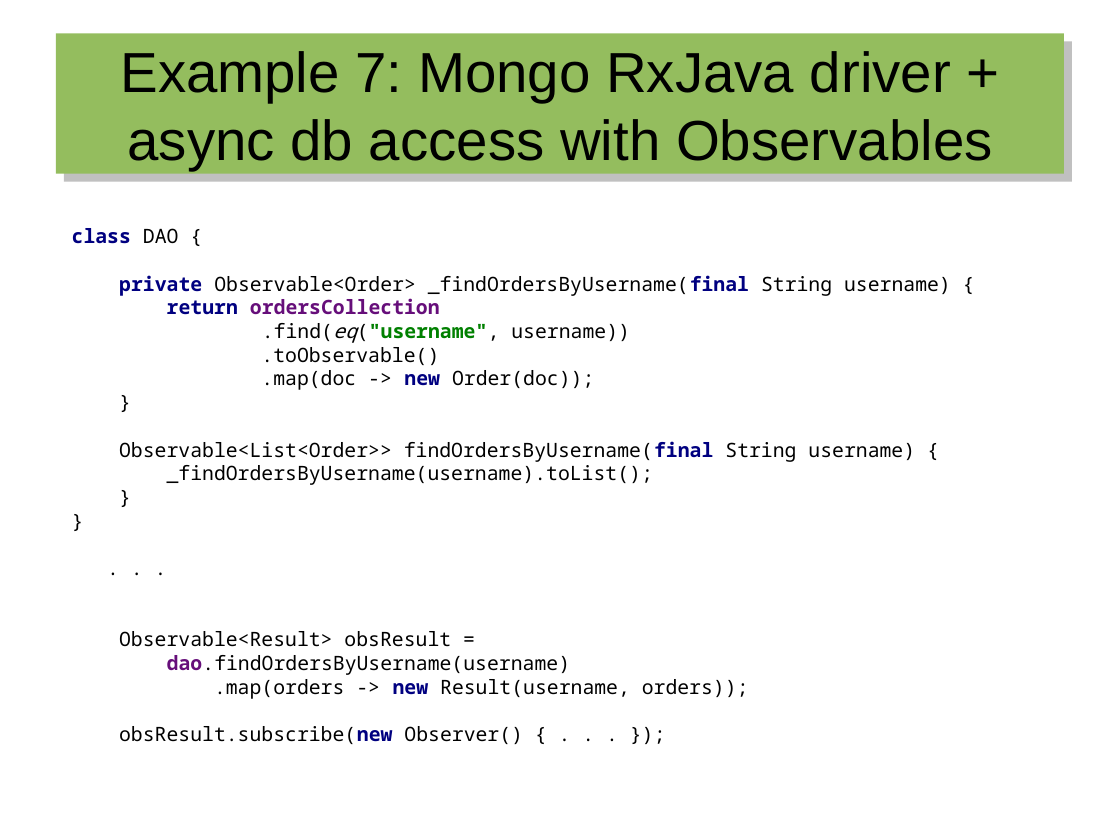
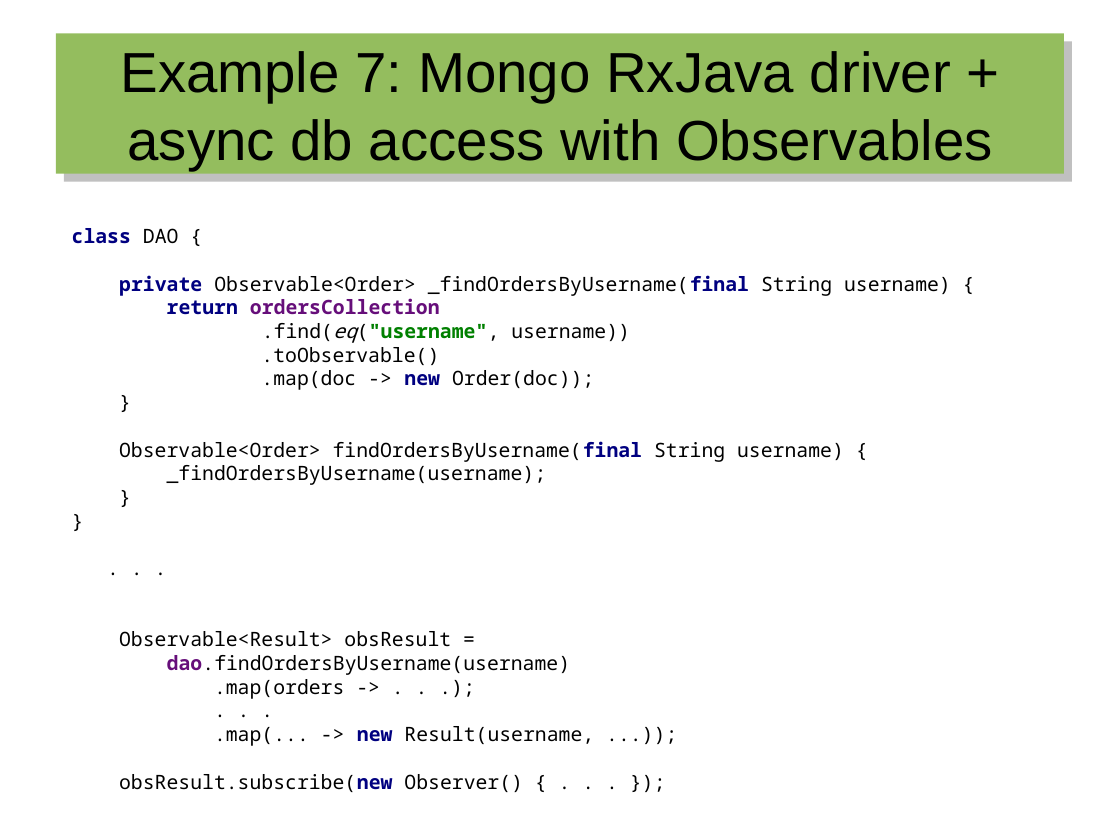
Before and after one commit to hermannhueck/reactive-mongo-access, a slide deck: slide 37 of Slides/2016-08_Reactive Mongo Access from Java 8.odp. Drawn at 1120x840 pixels with LibreOffice and Linux fonts; fonts in the diff are those of the drawing. Boxes give left, top, right and bottom in pixels: in the first picture for what was removed or moved away, otherwise in the second. Text is boxed around its words. In the diff, an @@ line names an element or a change of style, - is before the commit and + after.

Commit message:
minor improvments of Java code and Java slides

```diff
--- a/Slides/2016-08_Reactive Mongo Access from Java 8.odp
+++ b/Slides/2016-08_Reactive Mongo Access from Java 8.odp
@@ text at box(119, 298, 844, 485): text changed @@
-return ordersCollection
-.find(eq("username", username))
-.toObservable()
-.map(doc -> new Order(doc));
-}
-Observable<List<Order>> findOrdersByUsername(final String username) {
-_findOrdersByUsername(username).toList();
-}
-}
+return ordersCollection
+.find(eq("username", username))
+.toObservable()
+.map(doc -> new Order(doc));
+}
+Observable<Order> findOrdersByUsername(final String username) {
+_findOrdersByUsername(username);
+}
+}
@@ text at box(167, 655, 594, 746): text changed @@
-dao.findOrdersByUsername(username)
-.map(orders -> new Result(username, orders));
+dao.findOrdersByUsername(username)
+.map(orders -> . . .);
+. . .
+.map(... -> new Result(username, ...));
```
Also in this commit, not shown: 10 other slides changed, 15 other files.
